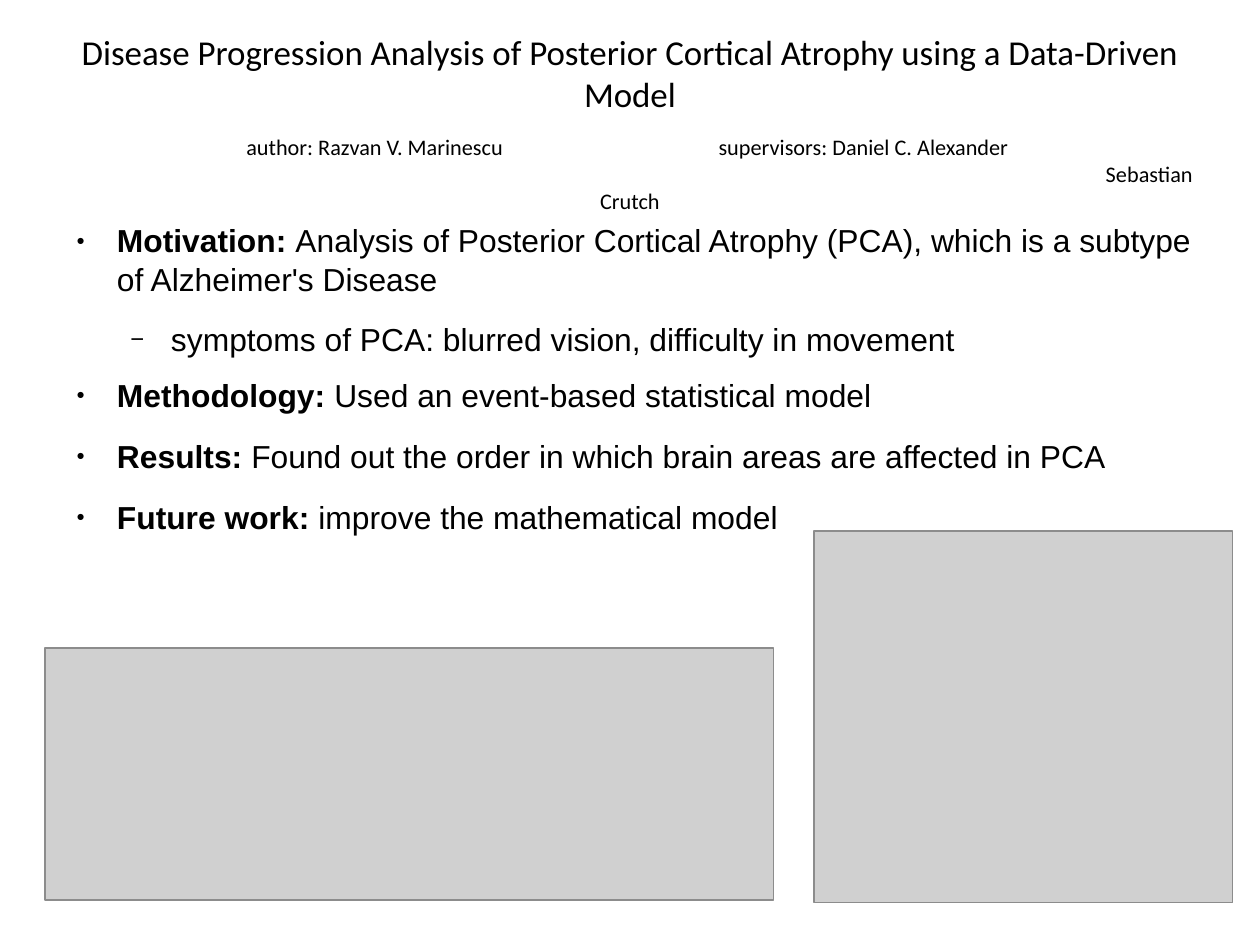
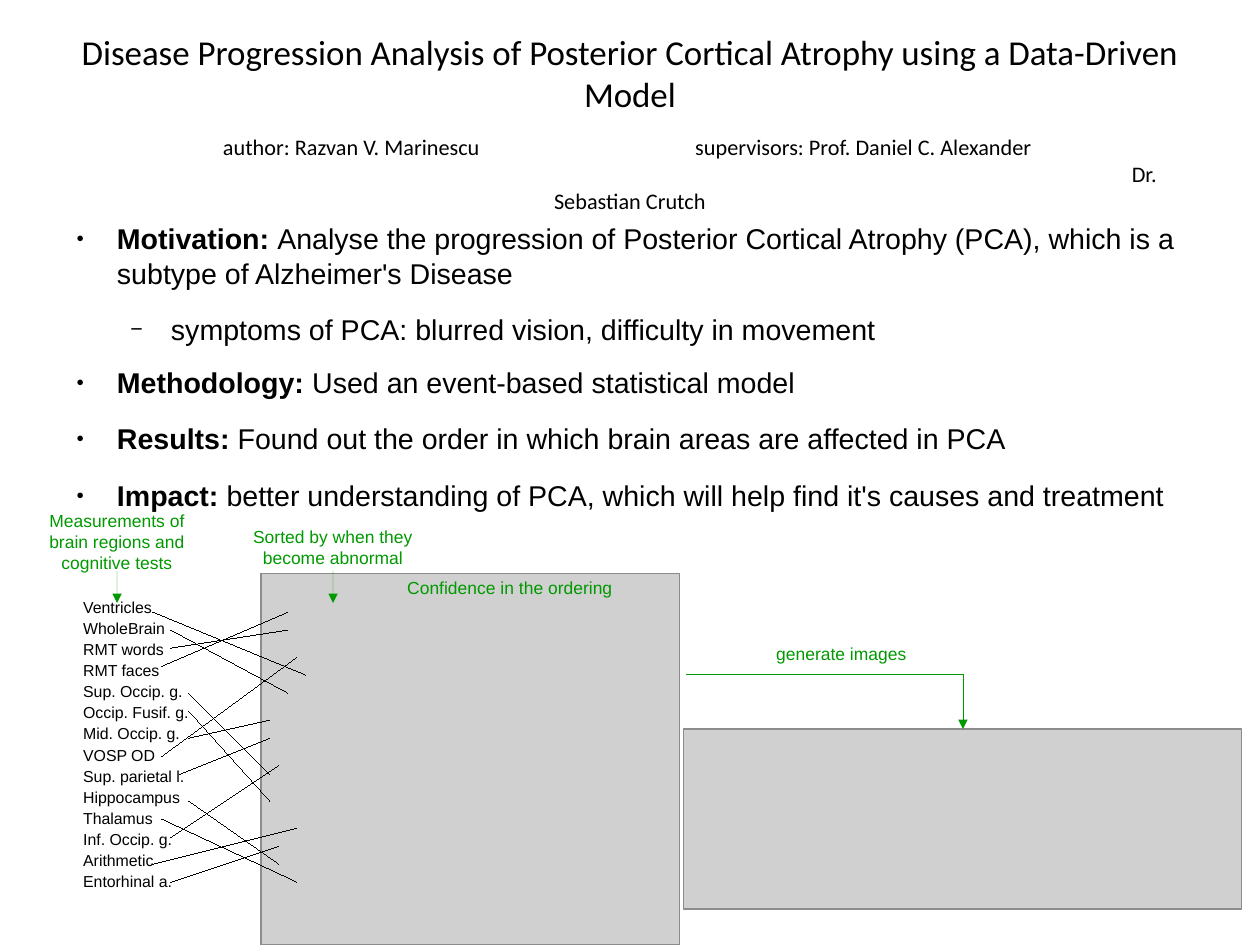
Before and after one commit to mrazvan22/mres_project, a slide deck: slide 1 of mres_poster/poster_pres.odp. Drawn at 1260x945 pixels with LibreOffice and Linux fonts; fonts in the diff are those of the drawing; grey boxes stand for pictures. Boxes give left, top, right and bottom in pixels: in the first picture for what was removed or moved away, otherwise in the second. Text is boxed around its words. In the diff, an @@ line names an element or a change of style, - is before the commit and + after.

```diff
--- a/mres_poster/poster_pres.odp
+++ b/mres_poster/poster_pres.odp
@@ title at [82,40,1177,209]: text changed; size 22 to 14 pt @@
-Disease Progression Analysis of Posterior Cortical Atrophy using a Data-Driven Model
-author: Razvan V. Marinescu supervisors: Daniel C. Alexander
-Sebastian Crutch
+Disease Progression Analysis of Posterior Cortical Atrophy using a Data-Driven Model
+author: Razvan V. Marinescu supervisors: Prof. Daniel C. Alexander
+Dr. Sebastian Crutch
@@ text at [117,228,1174,289]: text changed; size 20 to 18 pt @@
-● Motivation: Analysis of Posterior Cortical Atrophy (PCA), which is a subtype of Alzheimer's Disease
+● Motivation: Analyse the progression of Posterior Cortical Atrophy (PCA), which is a subtype of Alzheimer's Disease
@@ text at [117,319,1006,450]: size 20 to 18 pt in "symptoms of PCA: blurred vision, difficulty in ...", "Methodology: Used an event-based statistical model", "Results: Found out the order in which ..." @@
@@ text at [117,485,1164,512]: text changed; size 20 to 18 pt @@
-● Future work: improve the mathematical model
+● Impact: better understanding of PCA, which will help find it's causes and treatment
@@ text added at [49,514,185,572], 11 pt, text #009900 @@
+Measurements of brain regions and cognitive tests
@@ text added at [253,530,412,564], 11 pt, text #009900 @@
+Sorted by when they become abnormal
@@ arrow added from (117, 572) to (117, 604), #009900 0 pt @@
@@ picture: place and size @@
-picture at [45,648,774,900]
+picture at [261,573,680,944]
@@ arrow added from (333, 572) to (333, 604), #009900 0 pt @@
@@ text added at [407,581,612,598], 11 pt, text #009900 @@
+Confidence in the ordering
@@ text added at [83,600,188,887], 10 pt, text #000000 @@
+Ventricles
+WholeBrain
+RMT words
+RMT faces
+Sup. Occip. g.
+Occip. Fusif. g.
+Mid. Occip. g.
+VOSP OD
+Sup. parietal l.
+Hippocampus
+Thalamus
+Inf. Occip. g.
+Arithmetic
+Entorhinal a.
@@ line added from (153, 612) to (306, 676), #000000 0 pt @@
@@ line added from (162, 667) to (288, 612), #000000 0 pt @@
@@ line added from (162, 756) to (297, 657), #000000 0 pt @@
@@ line added from (172, 630) to (288, 693), #000000 0 pt @@
@@ line added from (172, 648) to (288, 630), #000000 0 pt @@
@@ text added at [776,647,906,664], 11 pt, text #009900 @@
+generate images
@@ elbow arrow added from (686, 675) to (964, 729), #009900 0 pt @@
@@ line added from (189, 693) to (270, 774), #000000 0 pt @@
@@ line added from (189, 711) to (270, 802), #000000 0 pt @@
@@ line added from (180, 774) to (270, 739), #000000 0 pt @@
@@ line added from (189, 739) to (270, 720), #000000 0 pt @@
@@ picture: place and size @@
-picture at [814,532,1234,903]
+picture at [684,729,1242,909]
@@ line added from (172, 837) to (279, 765), #000000 0 pt @@
@@ line added from (189, 802) to (279, 864), #000000 0 pt @@
@@ line added from (153, 864) to (297, 828), #000000 0 pt @@
@@ line added from (162, 820) to (297, 883), #000000 0 pt @@
@@ line added from (172, 883) to (279, 846), #000000 0 pt @@
```
Also in this commit, not shown: 1 other slide changed, 2 other files.
